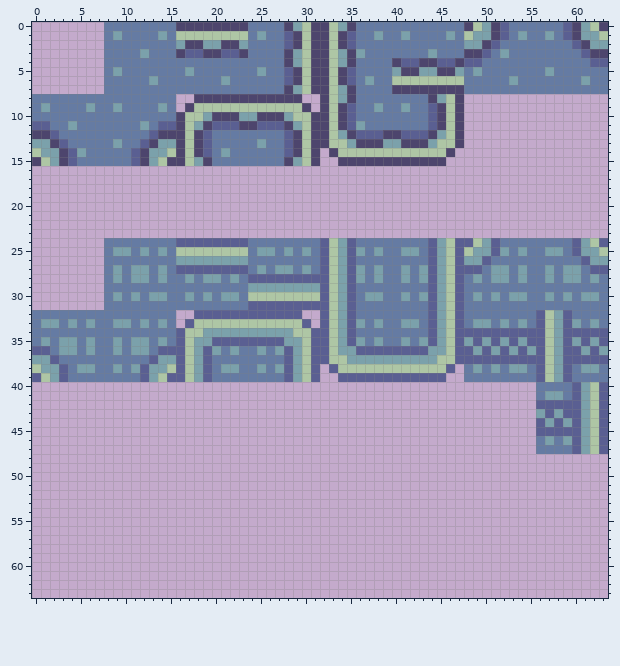
File history of a pixel-art sprite, TowerOfDreams/sprites/sGrass/layers/3339d908-18cb-4647-a599-30366de56362/1c71d969-9f30-4f98-abf1-e095371cdade.png. Above is the file before it was changed.
The file is 64x64 pixels.
The same view after the edit:
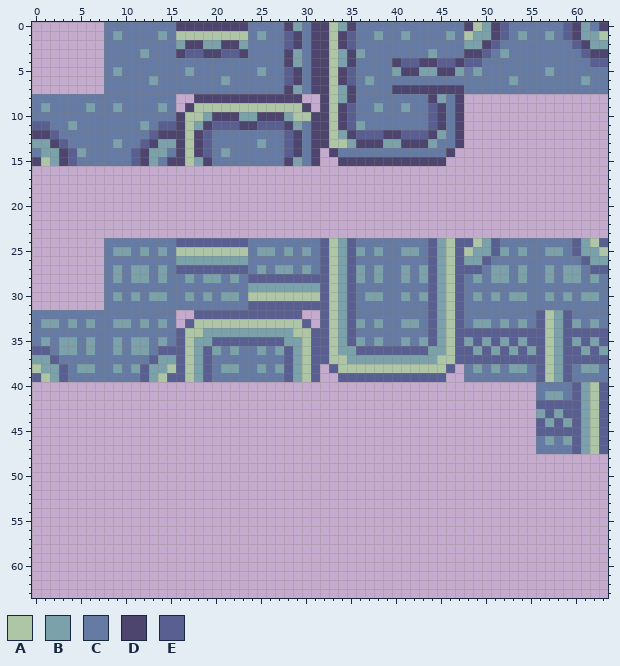
Palette (. is transparent): A #aec6a5  B #7ba1ab  C #657ba3  D #4d456d  E #5a5f92
The edit:
@@ x 0..63 @@
- 0 ........CCCCCCCCDDDDDDDDCCCCDBADDABDCCCCCCCCCCCCDABDECCCCCCEDBAD
- 1 ........CBCCCCBCAAAAAAAACBCCEDADDADECCBCCBCCCCBCABBDECBCCBCEDBBA
- 2 ........CCCCCCCCBDDBBDDBCCCCEDADDADECCCCCCCCCCCCBBDECCCCCCCCEDBB
- 3 ........CCCCBCCCDEEDDEEDCCCCDBADDABDBCCCCCCCBCCCDDECBCCCCCCCCEDD
- 4 ........CCCCCCCCCCCCCCCCCCCCDBADDABDCCCCDEEDDEEDEECCCCCCCCCCCCEE
- 5 ........CBCCCCCCCBCCCCCCCBCCEDADDADECCCCBDDBBDDBCBCCCCCCCBCCCCCC
- 6 ........CCCCCBCCCCCCCBCCCCCCEDADDADECBCCAAAAAAAACCCCCBCCCCCCCBCC
- 7 ........CCCCCCCCCCCCCCCCCCCCDBADDABDCCCCDDDDDDDDCCCCCCCCCCCCCCCC
- 8 CCCCCCCCCCCCCCCC..DDDDDDDDDDDD..DABDCCCCCCCCDBAD................
- 9 CBCCCCBCCBCCCCBC.DAAAAAAAAAAAAD.DADECCBCCBCCEDAD................
-10 CCCCCCCCCCCCCCCCDAABDDDBBDDDBAADDADECCCCCCCCEDAD................
-11 EECCBCCCCCCCBCEEDABDEEEDDEEEDBADDADEBCCCCCCCEDAD................
-12 DDECCCCCCCCCCEDDDADECCCCCCCCEDADDABDEEEDDEEEDBAD................
-13 BBDECCCCCBCCEDBBDADECCCCCBCCEDADDAABDDDBBDDDBAAD................
-14 ABBDEBCCCCCEDBBADADECBCCCCCCEDAD.DAAAAAAAAAAAAD.................
-15 DABDECCCCCCEDBADDABDCCCCCCCCDBAD..DDDDDDDDDDDD..................
+ 0 ........CCCCCCCCDDDDDDDDCCCCDBCDDABDCCCCCCCCCCCCDABDECCCCCCEDBCD
+ 1 ........CBCCCCBCAAAAAAAACBCCEDCDDADECCBCCBCCCCBCABBDECBCCBCEDBBA
+ 2 ........CCCCCCCCBDDBBDDBCCCCEDCDDADECCCCCCCCCCCCBBDECCCCCCCCEDBB
+ 3 ........CCCCBCCCDEEDDEEDCCCCDBCDDABDBCCCCCCCBCCCDDECBCCCCCCCCEDD
+ 4 ........CCCCCCCCCCCCCCCCCCCCDBCDDABDCCCCDEEDDEEDEECCCCCCCCCCCCEE
+ 5 ........CBCCCCCCCBCCCCCCCBCCEDCDDADECCCCBDDBBDDBCBCCCCCCCBCCCCCC
+ 6 ........CCCCCBCCCCCCCBCCCCCCEDCDDADECBCCCCCCCCCCCCCCCBCCCCCCCBCC
+ 7 ........CCCCCCCCCCCCCCCCCCCCDBCDDABDCCCCDDDDDDDDCCCCCCCCCCCCCCCC
+ 8 CCCCCCCCCCCCCCCC..DDDDDDDDDDDD..DABDCCCCCCCCDBCD................
+ 9 CBCCCCBCCBCCCCBC.DAAAAAAAAAAAAD.DADECCBCCBCCEDCD................
+10 CCCCCCCCCCCCCCCCDAABDDDBBDDDBAADDADECCCCCCCCEDCD................
+11 EECCBCCCCCCCBCEEDABDEEEDDEEEDBCDDADEBCCCCCCCEDCD................
+12 DDECCCCCCCCCCEDDDADECCCCCCCCEDCDDABDEEEDDEEEDBCD................
+13 BBDECCCCCBCCEDBBDADECCCCCBCCEDCDDAABDDDBBDDDBCCD................
+14 CBBDEBCCCCCEDBBCDADECBCCCCCCEDCD.DCCCCCCCCCCCCD.................
+15 DABDECCCCCCEDBCDDABDCCCCCCCCDBCD..DDDDDDDDDDDD..................
 16 ................................................................
Where, in picture pixels (left, top, right, bottom), the same in both pictures:
changed: (302, 22, 464, 166)
changed: (590, 22, 599, 31)
changed: (32, 148, 41, 157)
changed: (158, 148, 176, 166)
